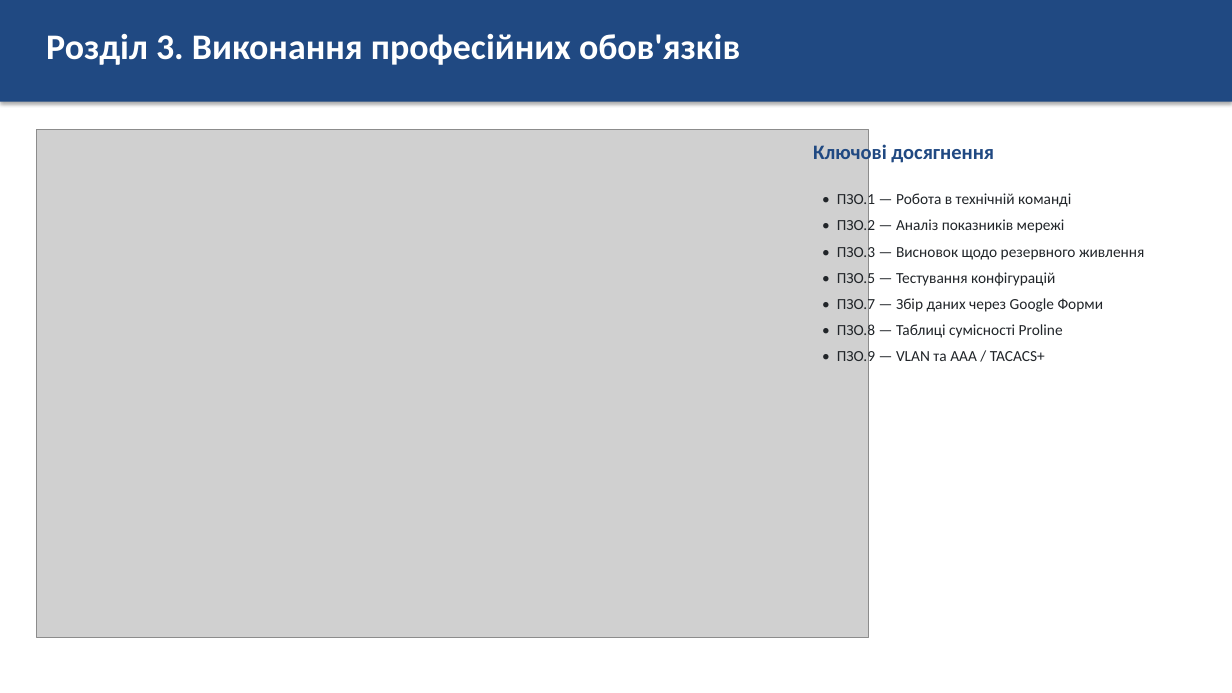
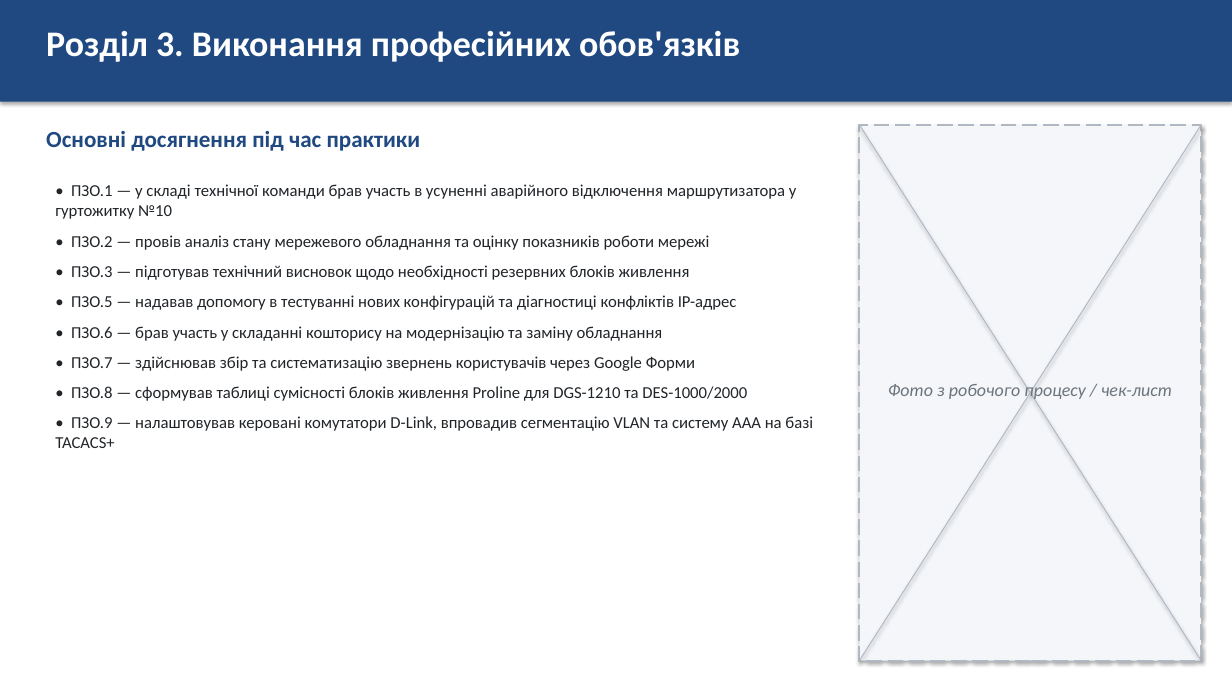
Before and after one commit to luasha67/luasha2532627627, a slide deck: slide 9 of Презентація_звіт_з_практики.pptx. Drawn at 1232x693 pixels with LibreOffice and Linux fonts; fonts in the diff are those of the drawing; grey boxes stand for pictures. Boxes give left, top, right and bottom in pixels: in the first picture for what was removed or moved away, otherwise in the second. Text is boxed around its words. In the diff, an @@ line names an element or a change of style, - is before the commit and + after.

```diff
--- a/Презентація_звіт_з_практики.pptx
+++ b/Презентація_звіт_з_практики.pptx
@@ picture removed at (37,129,869,638) @@
@@ text added at (46,131,421,151), 18 pt, text #204982, bold @@
+Основні досягнення під час практики
@@ text removed at (813,142,994,165) @@
-Ключові досягнення
@@ rectangle added at (860,125,1202,661), fill #F4F6F9, outline #B0B8C4 1.5 pt dashed @@
@@ line added from (860, 125) to (1202, 661), #B0B8C4 0.75 pt @@
@@ line added from (1202, 125) to (860, 661), #B0B8C4 0.75 pt @@
@@ text added at (55,184,813,448), 13 pt, text #212529 @@
+• ПЗО.1 — у складі технічної команди брав участь в усуненні аварійного відключення маршрутизатора у гуртожитку №10
+• ПЗО.2 — провів аналіз стану мережевого обладнання та оцінку показників роботи мережі
+• ПЗО.3 — підготував технічний висновок щодо необхідності резервних блоків живлення
+• ПЗО.5 — надавав допомогу в тестуванні нових конфігурацій та діагностиці конфліктів IP-адрес
+• ПЗО.6 — брав участь у складанні кошторису на модернізацію та заміну обладнання
+• ПЗО.7 — здійснював збір та систематизацію звернень користувачів через Google Форми
+• ПЗО.8 — сформував таблиці сумісності блоків живлення Proline для DGS-1210 та DES-1000/2000
+• ПЗО.9 — налаштовував керовані комутатори D-Link, впровадив сегментацію VLAN та систему AAA на базі TACACS+
@@ text removed at (837,191,1144,366) @@
-• ПЗО.1 — Робота в технічній команді
-• ПЗО.2 — Аналіз показників мережі
-• ПЗО.3 — Висновок щодо резервного живлення
-• ПЗО.5 — Тестування конфігурацій
-• ПЗО.7 — Збір даних через Google Форми
-• ПЗО.8 — Таблиці сумісності Proline
-• ПЗО.9 — VLAN та AAA / TACACS+
@@ text added at (888,382,1172,402), 14 pt, text #6C757D, italic @@
+Фото з робочого процесу / чек-лист
```
Also in this commit, not shown: 7 other slides changed, 2 slides added, 2 slides removed.
